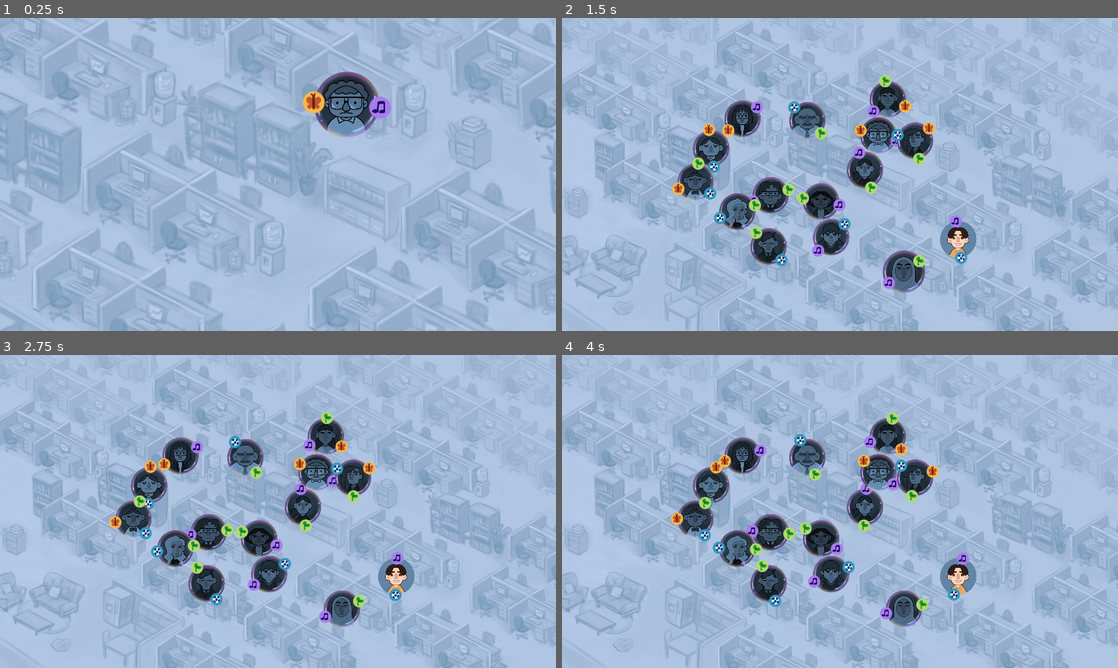
Above: before the commit, frames 1-4 (two rows, left to right).
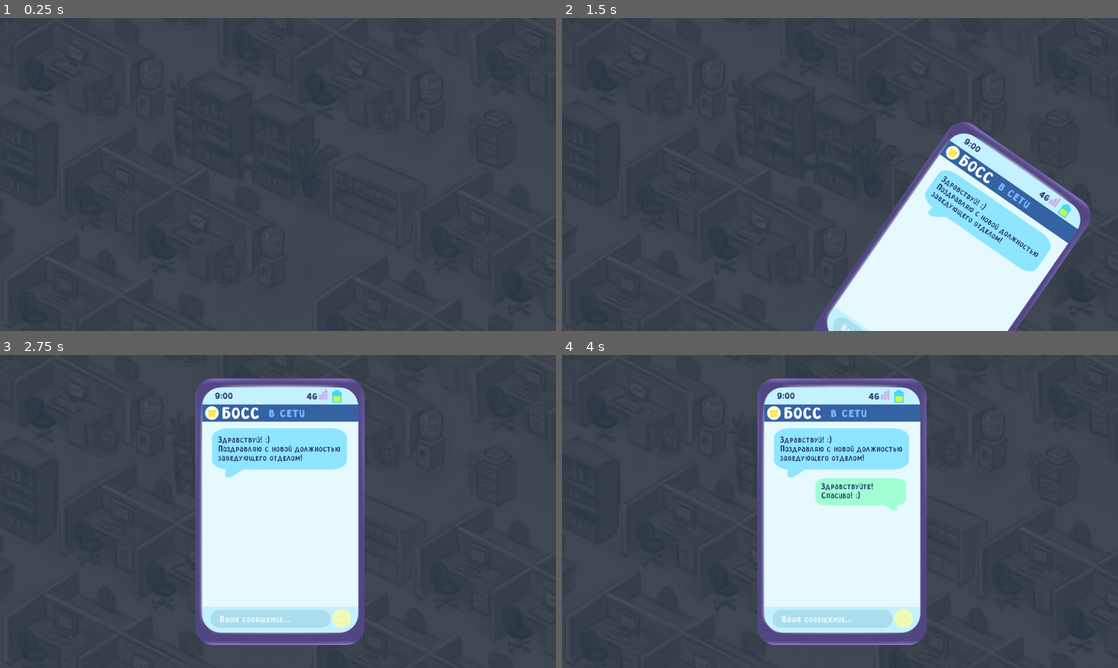
Above: after the commit, the same moments.

Repository: Andru7428/Teambuilding
Game: Godot game, scene res://main.tscn
The game is run twice, just before and just after one commit, with the same random seed, the same clock (stepped at 60 frames per second) and the same inputs.
Inputs (mouse positions are in pixels of both pictures, inside the frame that each line leads up to):
- Up to frame 1 (0.25 s): no input
- Up to frame 2 (1.5 s): move the mouse to (884, 284) at 0.52 s; press the mouse at (884, 284) at 0.53 s; move the mouse to (956, 240) at 1.27 s; release the mouse at (956, 240) at 1.28 s; click (956, 240) at 1.35 s
- Up to frame 3 (2.75 s): press the mouse at (394, 577) at 2.03 s
- Up to frame 4 (4 s): move the mouse to (956, 558) at 2.77 s; release the mouse at (956, 558) at 2.78 s; click (956, 558) at 2.85 s; move the mouse to (956, 596) at 3.52 s; press the mouse at (956, 596) at 3.53 s

The runs differ from the first frame. In frame 1, 99% of the frame differs, in the area x 0-100%, y 0-100%; in frame 2, 98%; in frame 3, 99%; in frame 4, 99%.
Error before the commit: Out of bounds get index '5' (on base: 'Array[Stage]') (res://main.gd:26)

Commit message:
bubble

Diff:
--- a/bubbles/stage_5/bubble_1.tres
+++ b/bubbles/stage_5/bubble_1.tres
@@ -6,10 +6,11 @@
 [ext_resource type="Texture2D" uid="uid://cavmgpk5xd5cc" path="res://assets/bubbles/plankton.PNG" id="2_q87r5"]
 [ext_resource type="Resource" uid="uid://btgjfoki7boxa" path="res://interests/plants.tres" id="5_qvtdw"]
 [ext_resource type="Resource" uid="uid://cmnj6n0thkrdw" path="res://interests/sport.tres" id="6_7mr4f"]
+[ext_resource type="Resource" uid="uid://kto7fn6m8nav" path="res://interests/music.tres" id="6_85bwm"]
 
 [resource]
 script = ExtResource("2_hj6gm")
 art_sad = ExtResource("2_q87r5")
 art_happy = ExtResource("1_ydwes")
-interests = Array[ExtResource("1_cj5cg")]([ExtResource("5_qvtdw"), ExtResource("6_7mr4f")])
+interests = Array[ExtResource("1_cj5cg")]([ExtResource("5_qvtdw"), ExtResource("6_7mr4f"), ExtResource("6_85bwm")])
 main = false
--- a/bubbles/stage_6/bubble_1.tres
+++ b/bubbles/stage_6/bubble_1.tres
@@ -1,10 +1,9 @@
-[gd_resource type="Resource" script_class="BubbleData" load_steps=8 format=3 uid="uid://c4ouuxc8bnby3"]
+[gd_resource type="Resource" script_class="BubbleData" load_steps=7 format=3 uid="uid://c4ouuxc8bnby3"]
 
 [ext_resource type="Script" path="res://custom_resources/interest_data.gd" id="1_rocab"]
 [ext_resource type="Texture2D" uid="uid://deisc4nv65680" path="res://assets/bubbles/punk2.PNG" id="1_t67wh"]
 [ext_resource type="Texture2D" uid="uid://csph2a5fyrh4n" path="res://assets/bubbles/punk.PNG" id="2_j8vtl"]
 [ext_resource type="Script" path="res://custom_resources/bubble_data.gd" id="2_yfdtd"]
-[ext_resource type="Resource" uid="uid://kto7fn6m8nav" path="res://interests/music.tres" id="4_85us1"]
 [ext_resource type="Resource" uid="uid://btgjfoki7boxa" path="res://interests/plants.tres" id="5_10p75"]
 [ext_resource type="Resource" uid="uid://cmnj6n0thkrdw" path="res://interests/sport.tres" id="6_ily5i"]
 
@@ -12,5 +11,5 @@
 script = ExtResource("2_yfdtd")
 art_sad = ExtResource("2_j8vtl")
 art_happy = ExtResource("1_t67wh")
-interests = Array[ExtResource("1_rocab")]([ExtResource("4_85us1"), ExtResource("5_10p75"), ExtResource("6_ily5i")])
+interests = Array[ExtResource("1_rocab")]([ExtResource("5_10p75"), ExtResource("6_ily5i")])
 main = false
--- a/main.tscn
+++ b/main.tscn
@@ -9,11 +9,9 @@
 [ext_resource type="Resource" uid="uid://bp7rgwbkxdkx1" path="res://stages/stage_2.tres" id="6_c6ylm"]
 [ext_resource type="Resource" uid="uid://dnwl5gh1ll0nd" path="res://stages/stage_3.tres" id="7_aflnx"]
 [ext_resource type="Resource" uid="uid://b485p8ecno3ke" path="res://stages/stage_4.tres" id="8_sh0hu"]
-[ext_resource type="Script" path="res://custom_resources/bubble_data.gd" id="9_jpq1v"]
-[ext_resource type="Resource" uid="uid://1bfya6ej4ium" path="res://bubbles/stage_5/bubble_1.tres" id="10_ockag"]
+[ext_resource type="Resource" uid="uid://6iptf6f14v32" path="res://stages/stage_5.tres" id="9_hs6e4"]
+[ext_resource type="Resource" uid="uid://clvgl8d4tbbbe" path="res://stages/stage_6.tres" id="10_hxlb3"]
 [ext_resource type="Texture2D" uid="uid://c8lnsiscsn8mp" path="res://assets/UI/Телфон(1).png" id="11_6imnq"]
-[ext_resource type="Resource" uid="uid://bxvt0b4ls8syl" path="res://bubbles/stage_5/bubble_2.tres" id="11_avbx1"]
-[ext_resource type="Resource" uid="uid://grsbntl1sgx4" path="res://bubbles/stage_5/bubble_3.tres" id="12_ko6vm"]
 [ext_resource type="Texture2D" uid="uid://cbp2mdkvff3l8" path="res://assets/UI/сообщение_1(1).png" id="12_qqu2y"]
 [ext_resource type="Texture2D" uid="uid://c6yl3ds5rcwb3" path="res://assets/UI/сообщение_2(1).png" id="13_28ad4"]
 [ext_resource type="Texture2D" uid="uid://2psu4tt4ekb4" path="res://assets/UI/сообщение_3(1).png" id="14_dw8lf"]
@@ -31,10 +29,6 @@
 [ext_resource type="PackedScene" uid="uid://chlnfl3wcfgv0" path="res://scenes/camera/camera.tscn" id="23_e663e"]
 [ext_resource type="AudioStream" uid="uid://byanaqei4w3ol" path="res://assets/SFX/puzirlopnul.ogg.mp3" id="26_gkc0s"]
 
-[sub_resource type="Resource" id="Resource_ehrp5"]
-script = ExtResource("4_x8dlc")
-new_bubbles = Array[ExtResource("9_jpq1v")]([ExtResource("10_ockag"), ExtResource("11_avbx1"), ExtResource("12_ko6vm")])
-
 [sub_resource type="Animation" id="Animation_c6we4"]
 length = 0.001
 tracks/0/type = "bezier"
@@ -359,9 +353,7 @@
 camera = NodePath("Camera")
 bubble_scene = ExtResource("2_aa7kx")
 connection_line_scene = ExtResource("3_jey7f")
-stages = Array[ExtResource("4_x8dlc")]([ExtResource("5_mafwm"), ExtResource("6_c6ylm"), ExtResource("7_aflnx"), ExtResource("8_sh0hu"), SubResource("Resource_ehrp5")])
-current_stage = 5
-skip_intro = true
+stages = Array[ExtResource("4_x8dlc")]([ExtResource("5_mafwm"), ExtResource("6_c6ylm"), ExtResource("7_aflnx"), ExtResource("8_sh0hu"), ExtResource("9_hs6e4"), ExtResource("10_hxlb3")])
 
 [node name="Фон" type="Sprite2D" parent="."]
 z_index = -2
--- /dev/null
+++ b/stages/stage_5.tres
@@ -0,0 +1,11 @@
+[gd_resource type="Resource" script_class="Stage" load_steps=6 format=3 uid="uid://6iptf6f14v32"]
+
+[ext_resource type="Script" path="res://custom_resources/bubble_data.gd" id="1_xepnb"]
+[ext_resource type="Resource" uid="uid://1bfya6ej4ium" path="res://bubbles/stage_5/bubble_1.tres" id="2_vfm2s"]
+[ext_resource type="Script" path="res://custom_resources/stage.gd" id="2_xbcxs"]
+[ext_resource type="Resource" uid="uid://bxvt0b4ls8syl" path="res://bubbles/stage_5/bubble_2.tres" id="3_2amph"]
+[ext_resource type="Resource" uid="uid://grsbntl1sgx4" path="res://bubbles/stage_5/bubble_3.tres" id="4_7ypd6"]
+
+[resource]
+script = ExtResource("2_xbcxs")
+new_bubbles = Array[ExtResource("1_xepnb")]([ExtResource("2_vfm2s"), ExtResource("3_2amph"), ExtResource("4_7ypd6")])
--- /dev/null
+++ b/stages/stage_6.tres
@@ -0,0 +1,13 @@
+[gd_resource type="Resource" script_class="Stage" load_steps=8 format=3 uid="uid://clvgl8d4tbbbe"]
+
+[ext_resource type="Script" path="res://custom_resources/bubble_data.gd" id="1_cqb08"]
+[ext_resource type="Script" path="res://custom_resources/stage.gd" id="2_2c2uu"]
+[ext_resource type="Resource" uid="uid://c4ouuxc8bnby3" path="res://bubbles/stage_6/bubble_1.tres" id="2_7cj1l"]
+[ext_resource type="Resource" uid="uid://dfm43a4cmuq71" path="res://bubbles/stage_6/bubble_2.tres" id="3_amiiv"]
+[ext_resource type="Resource" uid="uid://drgftgly06xvh" path="res://bubbles/stage_6/bubble_3.tres" id="4_6ghtf"]
+[ext_resource type="Resource" uid="uid://erbck1lppoie" path="res://bubbles/stage_6/bubble_4.tres" id="5_2l4bm"]
+[ext_resource type="Resource" uid="uid://cb0qvcpawpnpu" path="res://bubbles/stage_6/bubble_5.tres" id="6_bfxhf"]
+
+[resource]
+script = ExtResource("2_2c2uu")
+new_bubbles = Array[ExtResource("1_cqb08")]([ExtResource("2_7cj1l"), ExtResource("3_amiiv"), ExtResource("4_6ghtf"), ExtResource("5_2l4bm"), ExtResource("6_bfxhf")])
Not shown, changed: assets/bubbles/blonde.png.import
Not shown, changed: assets/bubbles/blonde2.png.import
Not shown, changed: assets/bubbles/bubble.png.import
Not shown, changed: assets/bubbles/ded.png.import
Not shown, changed: assets/bubbles/ded2.png.import
Not shown, changed: assets/bubbles/hijab.png.import
Not shown, changed: assets/bubbles/hijab2.png.import
Not shown: 1 places in bubbles/stage_5/bubble_1.tres that only renumber resources
Not shown: 1 places in main.tscn that only renumber resources
